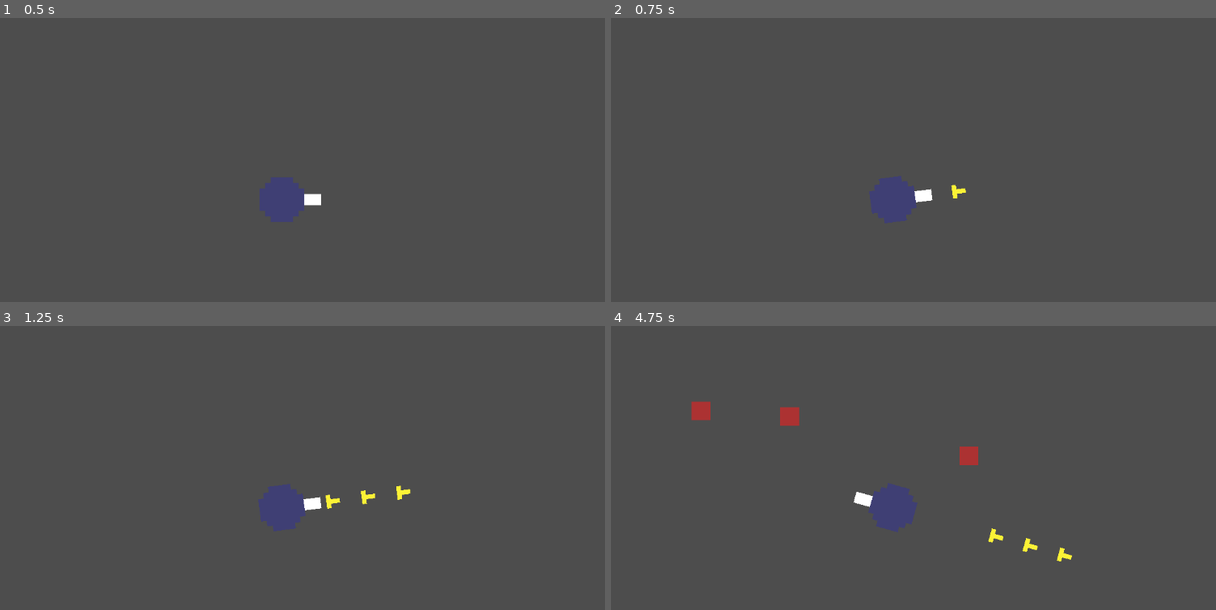
Above: before the commit, frames 1-4 (two rows, left to right).
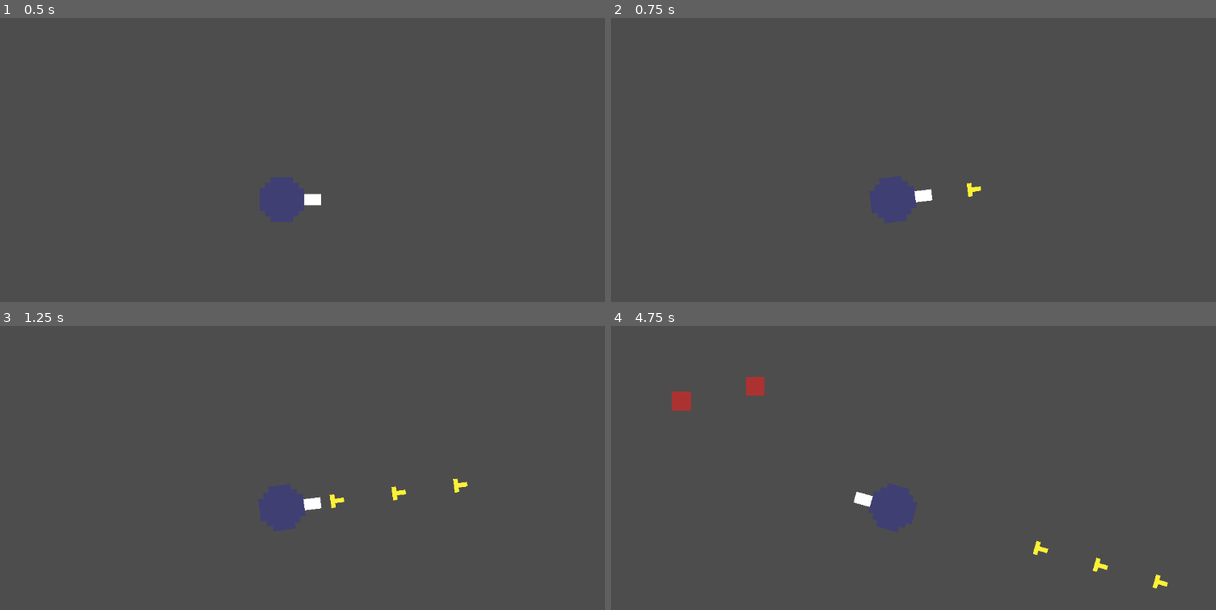
Above: after the commit, the same moments.

Repository: fisabreyt123-spec/shootem-up---first-game
Game: Godot game, scene res://Root.tscn
Same seed, same stepped clock (60 frames per second), same inputs: the game is played once before the commit and once after it.
Inputs (mouse positions are in pixels of both pictures, inside the frame that each line leads up to):
- Up to frame 1 (0.5 s): no input
- Up to frame 2 (0.75 s): tap Enter at 0.5 s; move the mouse to (1034, 182) at 0.52 s; press the mouse at (1034, 182) at 0.53 s
- Up to frame 3 (1.25 s): no input
- Up to frame 4 (4.75 s): move the mouse to (762, 524) at 1.27 s; release the mouse at (762, 524) at 1.28 s; click (762, 524) at 1.35 s; move the mouse to (955, 428) at 2.02 s; press the mouse at (955, 428) at 2.03 s; move the mouse to (859, 581) at 2.77 s; release the mouse at (859, 581) at 2.78 s; click (859, 581) at 2.85 s; move the mouse to (1088, 561) at 3.52 s; press the mouse at (1088, 561) at 3.53 s; move the mouse to (701, 453) at 4.27 s; release the mouse at (701, 453) at 4.28 s; click (701, 453) at 4.35 s

Frame 1 is identical in both runs. In frame 2, 0.1% of the frame differs, in the area x 56-62%, y 57-64%; in frame 3, 0.3%; in frame 4, 1.4%, in the area x 10-93%, y 17-93%.

Commit message:
Add starting zone and adjust enemy/bullet behavior
Introduce a Starting Zone (starting_zone.tscn + starting_zone.gd) with class SZ and collision shape, and preload/spawn it from root.gd at the player location. Expose bullet speed in bullet.gd (@export var speed) and set the scene default to 350 in bullet.tscn so the value can be tuned per-instance. Update enemy.gd to track a short lifetime window (current_time / max_time), increment time in _process, and handle Area2D enters by removing enemies that enter the starting zone during that window. Adjust root.gd spawn timing: default max_time bumped and spawn interval randomized each frame to control enemy spawn frequency, plus a spawn_sz helper to create the starting zone on ready.

Diff:
--- a/bullet.gd
+++ b/bullet.gd
@@ -3,7 +3,7 @@
 var pos:Vector2
 var rota:float
 var dir:float
-var speed= 200
+@export var speed= 200
 
 func _ready():
 	global_position=pos
--- a/bullet.tscn
+++ b/bullet.tscn
@@ -12,6 +12,7 @@
 collision_layer = 4
 collision_mask = 2
 script = ExtResource("1_v8qja")
+speed = 350
 
 [node name="BulletP" type="Sprite2D" parent="."]
 texture_filter = 1
--- a/enemy.gd
+++ b/enemy.gd
@@ -1,10 +1,13 @@
 extends Area2D
+var current_time = 0
+var max_time = 0.1
 var speed = 50
 var player_path=preload("res://player.tscn")
 var bullet_path=preload("res://bullet.tscn")
 
 # Called every frame. 'delta' is the elapsed time since the previous frame.
 func _process(delta: float) -> void:
+	current_time += delta
 	var player = get_tree().get_first_node_in_group("player")
 	var player_position = player.global_position
 	global_position = global_position.move_toward(player_position, speed * delta)
@@ -26,3 +29,10 @@
 	else :
 		print("hit by player")
 		#body.queue_free()
+
+
+func _on_area_entered(area: Area2D) -> void:
+	if area is SZ :
+		if current_time < max_time :
+			print("SZ")
+			queue_free()
--- a/root.gd
+++ b/root.gd
@@ -1,6 +1,6 @@
 extends Node2D
 
-var max_time = 1.5
+var max_time = 3
 var current_time = 0
 var player_location: Vector2 = Vector2(576.0, 324.0)
 
@@ -12,6 +12,7 @@
 #region Spawning enemy part 1 : Saving the enemy Blueprint
 @onready var enemy_bp: Resource = preload("res://enemy.tscn")
 @onready var player_bp: Resource = preload("res://player.tscn")
+@onready var sz_bp: Resource = preload("res://starting_zone.tscn")
 #endregion
 
 #region rnd spawn pos part 2 : create Rnd function that will give a rnd pos in the scene
@@ -26,15 +27,21 @@
 func spawn_enemy():
 	var enemy_instance: Node = enemy_bp.instantiate()
 	add_child(enemy_instance)
+	var spawn_location: Vector2 = get_random_point_inside(point_1, point_2)
 
-	#space to add further code here : the enemy "can" spawn IN the player so we will do a while loop to avoid that
+	enemy_instance.set_position(spawn_location)
 
-	var spawn_location: Vector2 = get_random_point_inside(point_1, point_2)
-	enemy_instance.set_position(spawn_location)
+func spawn_sz():
+	var sz_instance: Node = sz_bp.instantiate()
+	add_child(sz_instance)
+	var spawn_location: Vector2 = player_location
+
+	sz_instance.set_position(spawn_location)
 
 
 # Called when the node enters the scene tree for the first time.
 func _ready() -> void:
+	spawn_sz()
 	var player_instance: Node = player_bp.instantiate()
 	player_instance.set_position(player_location)
 	add_child(player_instance)
@@ -43,6 +50,7 @@
 
 # Called every frame. 'delta' is the elapsed time since the previous frame.
 func _process(delta: float) -> void:
+	max_time = randf_range(2, 5)
 	current_time += delta
 	if current_time > max_time:
 		spawn_enemy()
--- /dev/null
+++ b/starting_zone.gd
@@ -0,0 +1,11 @@
+extends Area2D
+class_name SZ
+
+# Called when the node enters the scene tree for the first time.
+func _ready() -> void:
+	pass # Replace with function body.
+
+
+# Called every frame. 'delta' is the elapsed time since the previous frame.
+func _process(delta: float) -> void:
+	pass
--- /dev/null
+++ b/starting_zone.tscn
@@ -0,0 +1,12 @@
+[gd_scene load_steps=3 format=3 uid="uid://bb8vj82caepla"]
+
+[ext_resource type="Script" uid="uid://ba04f3w3wvpfi" path="res://starting_zone.gd" id="1_jemjj"]
+
+[sub_resource type="RectangleShape2D" id="RectangleShape2D_bvsyv"]
+
+[node name="Area2D" type="Area2D"]
+script = ExtResource("1_jemjj")
+
+[node name="CollisionShape2D" type="CollisionShape2D" parent="."]
+scale = Vector2(15, 15)
+shape = SubResource("RectangleShape2D_bvsyv")
Not shown, added: starting_zone.gd.uid
